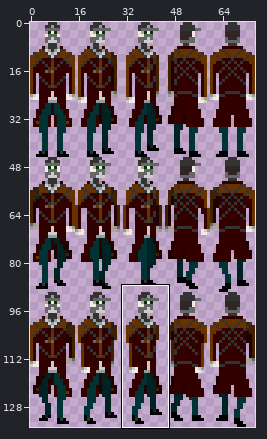
Two states of a sprite sheet, client/image/character/aiden_pearce.png. The first picture is a wide view before the edit; the outline marks the close-up.
Close-up. First the earlier version:
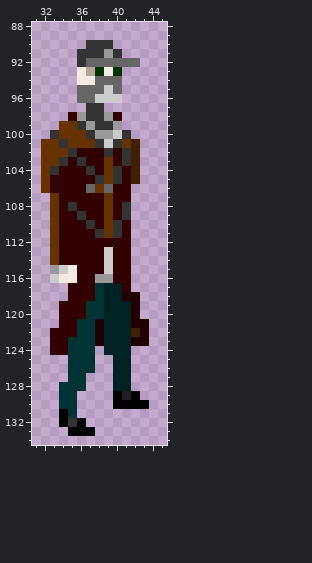
The file is 75x135 pixels. Colours within 5 levels of each other are drawn and written as one. Shown: x 31..45, y 88..134. The commit also changed other parts of the picture, which this record leaves out.
The same view after the edit:
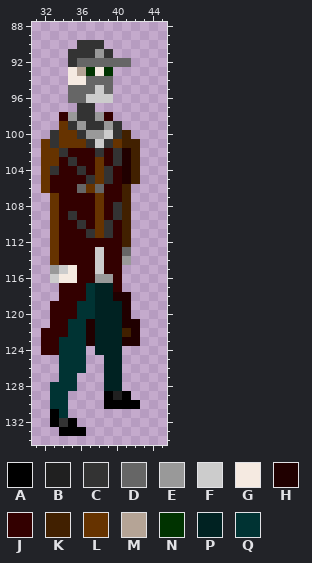
Palette (. is transparent): A #000000  B #202020  C #333333  D #666666  E #999999  F #cccccc  G #f5eae1  H #200000  J #330000  K #412000  L #663300  M #b5a496  N #003300  P #002222  Q #003333
Diff:
Changed rows in their new state; - is an unchanged pixel.
first column x 32:
 90 ----C--.----
 91 ---C--EC.---
 92 ---CD-----.-
 93 ---GMNGN.---
 94 ---G-D--.---
 95 ---D--FD.---
 96 ---D-F--.---
 97 ----C-.-----
 98 --JEC-EJ.---
 99 ---CEC-EC---
100 ----CE-FCK--
101 -CL--CFCLK--
102 --CJ--CJCH--
103 --JCJ-LJCH--
104 ----CJLCJH--
105 -----CLCJH--
106 ----DLDJ-K--
107 ------LJ-K--
108 ---J--LJCK--
109 ---CJ-LJCK--
110 ----CJLCJK--
111 -----CLCJK--
112 ---------K--
113 ------FJ-D--
114 ------FJ-E--
115 ------FJ-.--
116 ---------.--
117 --J--QP-J.--
118 --J--QP-H-.-
119 -J--Q-P--H.-
120 -J--Q-P--H.-
121 -J-Q-HP--H-.
122 J--Q-HP--KH.
123 J-Q--HP--H-.
124 J-Q--.P--.--
125 --Q--.-P-.--
126 --Q--.-P-.--
127 --Q-.--P-.--
128 -Q--.--P-.--
129 -Q-.---ABA.-
130 -Q-.---A---.
131 -AQ.--------
132 -ACA.-------
133 --A--.------
Boxes around the changes in both close-ups, in picture pixels (x1, y1, x2, y2):
changed: (41, 40, 149, 436)
